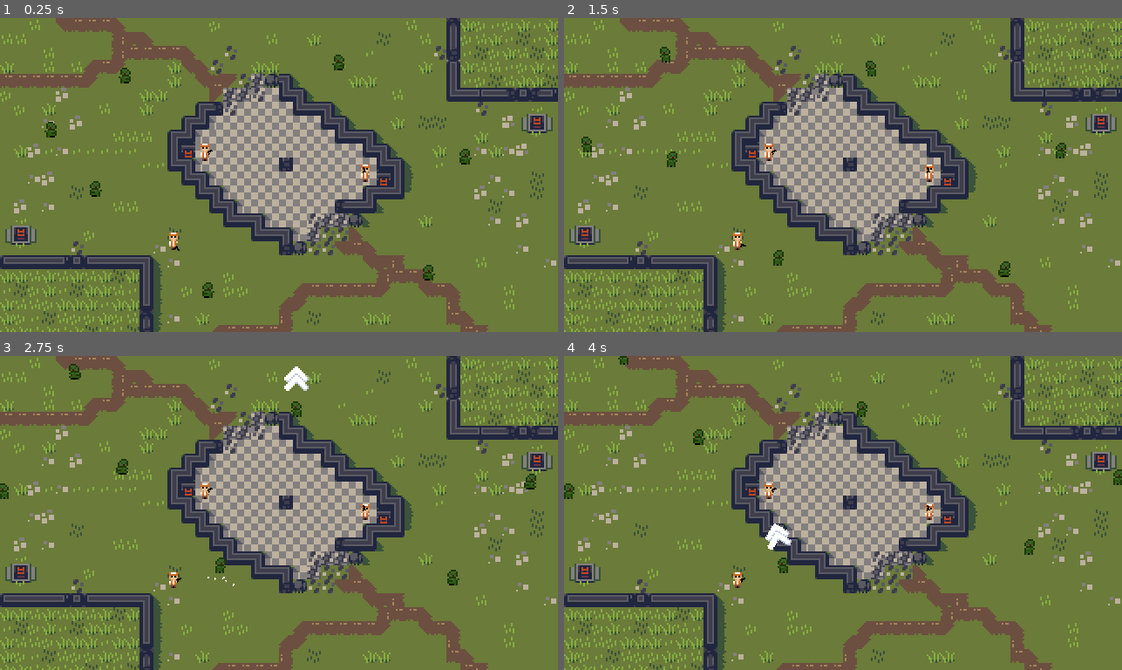
Above: before the commit, frames 1-4 (two rows, left to right).
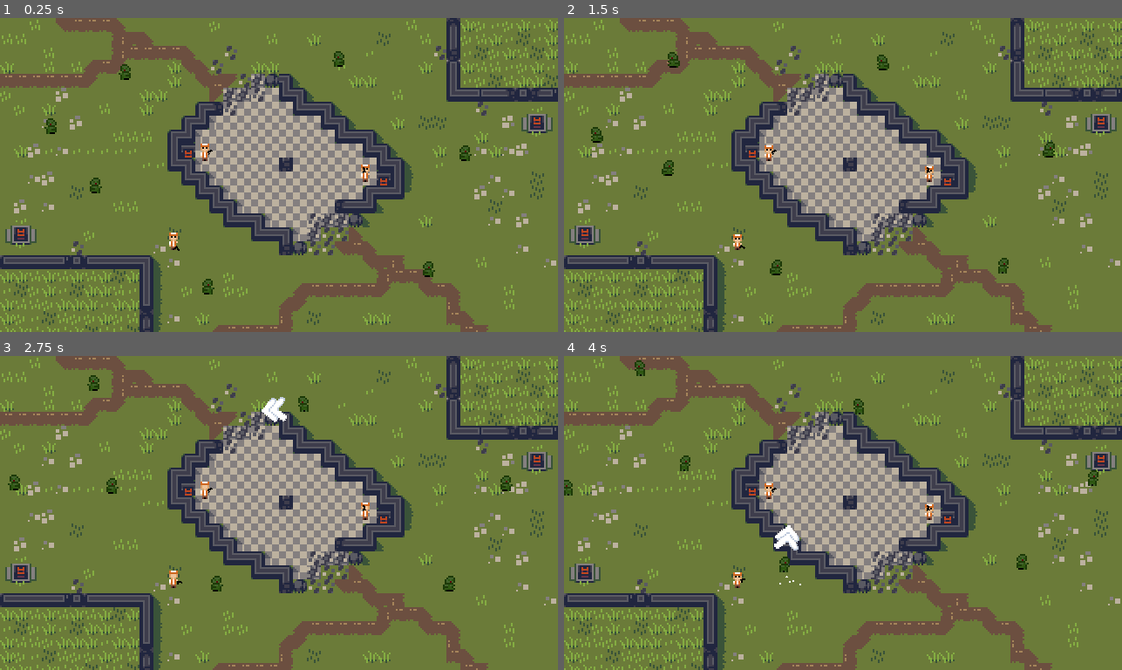
Above: after the commit, the same moments.

Repository: Lysquid/GMTK-2023
Game: Godot game, scene res://src/main.tscn
Same seed, same stepped clock (60 frames per second), same inputs: the game is played once before the commit and once after it.
Inputs (mouse positions are in pixels of both pictures, inside the frame that each line leads up to):
- Up to frame 1 (0.25 s): no input
- Up to frame 2 (1.5 s): move the mouse to (999, 269) at 0.52 s; click (999, 269) at 0.6 s; move the mouse to (1055, 149) at 1.27 s; click (1055, 149) at 1.35 s
- Up to frame 3 (2.75 s): move the mouse to (295, 406) at 2.02 s; click (295, 406) at 2.1 s
- Up to frame 4 (4 s): move the mouse to (569, 491) at 2.77 s; click (569, 491) at 2.85 s; move the mouse to (787, 563) at 3.52 s; click (787, 563) at 3.6 s

The runs differ from the first frame. In frame 1, 0.6% of the frame differs, in the area x 7-85%, y 10-90%; in frame 2, 1.1%; in frame 3, 1.7%, in the area x 0-97%, y 2-75%; in frame 4, 1.1%.

Commit message:
time slow

Diff:
--- a/src/entities/zombie.gd
+++ b/src/entities/zombie.gd
@@ -2,7 +2,8 @@
 class_name Zombie
 
 const SPEED: float = 15
-@export var ARROW_DIST: float
+const SLOW_TIME_SCALE := 0.33
+
 
 var mouse_on_zombie: bool = false
 var selected: bool = false
@@ -50,11 +51,14 @@
 			direction = dir_to_mouse
 			unselect()
 			run()
+			Engine.time_scale = 1
 	else:
 		if click and mouse_on_zombie and get_parent().can_select():
+			# select zombie
 			$AnimatedSprite2D.play("idle")
 			selected = true
 			get_parent().select()
+			Engine.time_scale = SLOW_TIME_SCALE
 
 	# showing selection
 	if selected:
--- a/src/entities/zombie.tscn
+++ b/src/entities/zombie.tscn
@@ -38,18 +38,17 @@
 collision_layer = 2
 collision_mask = 7
 script = ExtResource("1_tq7vc")
-ARROW_DIST = 20.0
 
 [node name="CollisionShape2D" type="CollisionShape2D" parent="."]
-position = Vector2(0, 2)
 shape = SubResource("CapsuleShape2D_5pjab")
 
 [node name="AnimatedSprite2D" type="AnimatedSprite2D" parent="."]
+position = Vector2(0, -2)
 sprite_frames = SubResource("SpriteFrames_80f3w")
 animation = &"run"
 
 [node name="SelectArea" type="Area2D" parent="."]
-position = Vector2(0, -0.5)
+position = Vector2(0, -2)
 collision_layer = 2147483648
 collision_mask = 0
 metadata/_edit_lock_ = true
--- a/src/level/level1.tscn
+++ b/src/level/level1.tscn
@@ -11,16 +11,15 @@
 layer_0/tile_data = PackedInt32Array(0, 0, 0, 65536, 0, 0, 131072, 0, 0, 196608, 0, 0, 262144, 0, 0, 327680, 0, 0, 3932 …(13102 unchanged characters)…
 layer_1/tile_data = PackedInt32Array(655363, 0, 5, 655364, 0, 5, 655365, 0, 5, 655366, 262144, 3, 655362, 0, 5, 655361, …(7356 unchanged characters)…
 
+[node name="Human" parent="Humans" index="0" instance=ExtResource("3_immhs")]
+position = Vector2(208, 72)
+
 [node name="ExplosiveZombie" parent="Zombies" index="0" instance=ExtResource("3_2cev0")]
 position = Vector2(148.694, 110.136)
+ARROW_DIST = 20.0
 
 [node name="normal_zombie2" parent="Zombies" index="1" instance=ExtResource("2_6nox7")]
 position = Vector2(82, 101)
-ARROW_DIST = 0.0
 
 [node name="normal_zombie3" parent="Zombies" index="2" instance=ExtResource("2_6nox7")]
 position = Vector2(94.3744, 152.189)
-ARROW_DIST = 0.0
-
-[node name="Human" parent="Humans" index="0" instance=ExtResource("3_immhs")]
-position = Vector2(208, 72)
